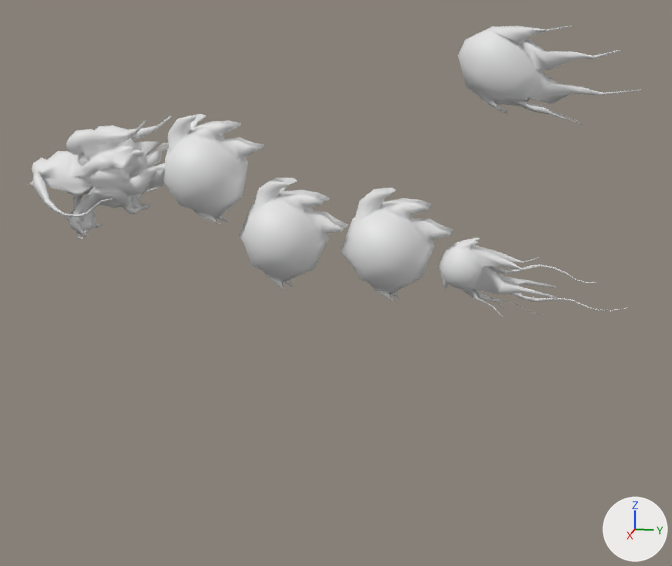
The Blender file Modelli/drago_casuale.blend as it was, and as the next commit left it.
Rendered twice from a camera (50 mm lens) standing at (22.08, 10.73, 11.24) and looking at (-0.23, 6.27, 5.66). Arrows for +X, +Y and +Z are at lower right; the lights stay in place. Materials are left out; every surface is plain grey.

In view in the first picture: 'Cube.002', 'Cube.003', 'Sphere.001', 'drago_coda', 'drago_corpo', 'drago_occhi', 'drago_testa'.
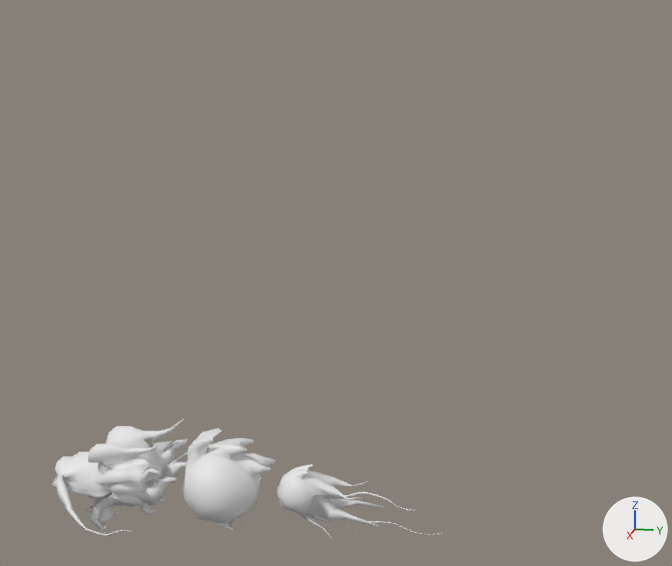
Commit message: drago con txt

Changed parts and their boxes (x1, y1, x2, y2) in the pictures (672 x 566 px):
```json
{"object": "drago_testa", "change": "moved", "before": [28, 116, 171, 239], "after": [52, 418, 188, 536]}
{"object": "drago_corpo", "change": "moved", "before": [163, 114, 264, 225], "after": [182, 428, 276, 532]}
{"object": "drago_coda", "change": "moved", "before": [438, 238, 625, 318], "after": [277, 464, 440, 540]}
{"object": "Sphere.001", "change": "deleted", "before": [458, 26, 641, 125]}
{"object": "Cube.003", "change": "deleted", "before": [341, 188, 453, 303]}
{"object": "Cube.002", "change": "deleted", "before": [239, 178, 348, 291]}
{"object": "drago_occhi", "change": "moved", "before": [78, 154, 89, 166], "after": [98, 463, 109, 473]}
```

The change, as JSON lines over the scene's bpy script:
```json
{"op": "set", "path": "ob_drago_occhi.location", "old": "(0.0, 0.0, 8.28)", "new": "(0.0, 0.0, 0.0)"}
{"op": "set", "path": "ob_drago_coda.location", "old": "(0.0, 9.41, 6.27)", "new": "(0.0, 5.29, 0.0)"}
{"op": "remove", "block": "ob_sphere_001", "code": ["ob_sphere_001 = bpy.data.objects.new('Sphere.001', me_sphere_004)", "ob_sphere_001.location = (0.0, 10.05, 10.89)", "_m = ob_sphere_001.modifiers.new('Mirror', 'MIRROR')"]}
{"op": "remove", "block": "ob_cube_003", "code": ["ob_cube_003 = bpy.data.objects.new('Cube.003', me_cube_003)", "ob_cube_003.location = (0.0, 7.58, 6.65)", "ob_cube_003.rotation_euler = (-0.682, -0.00988, 0.00273)  # degrees (-39, -0.6, 0.2)", "_m = ob_cube_003.modifiers.new('Mirror', 'MIRROR')"]}
{"op": "remove", "block": "ob_cube_002", "code": ["ob_cube_002 = bpy.data.objects.new('Cube.002', me_cube_002)", "ob_cube_002.location = (0.0, 4.97, 6.83)", "ob_cube_002.rotation_euler = (-0.782, 0.0128, -0.0402)  # degrees (-45, 0.7, -2.3)", "_m = ob_cube_002.modifiers.new('Mirror', 'MIRROR')"]}
{"op": "set", "path": "ob_drago_corpo.location", "old": "(0.0, 3.0, 8.37)", "new": "(0.0, 3.16, 0.0)"}
{"op": "set", "path": "ob_drago_testa.location", "old": "(0.0, 0.0, 8.28)", "new": "(0.0, 0.0, 0.0)"}
```
